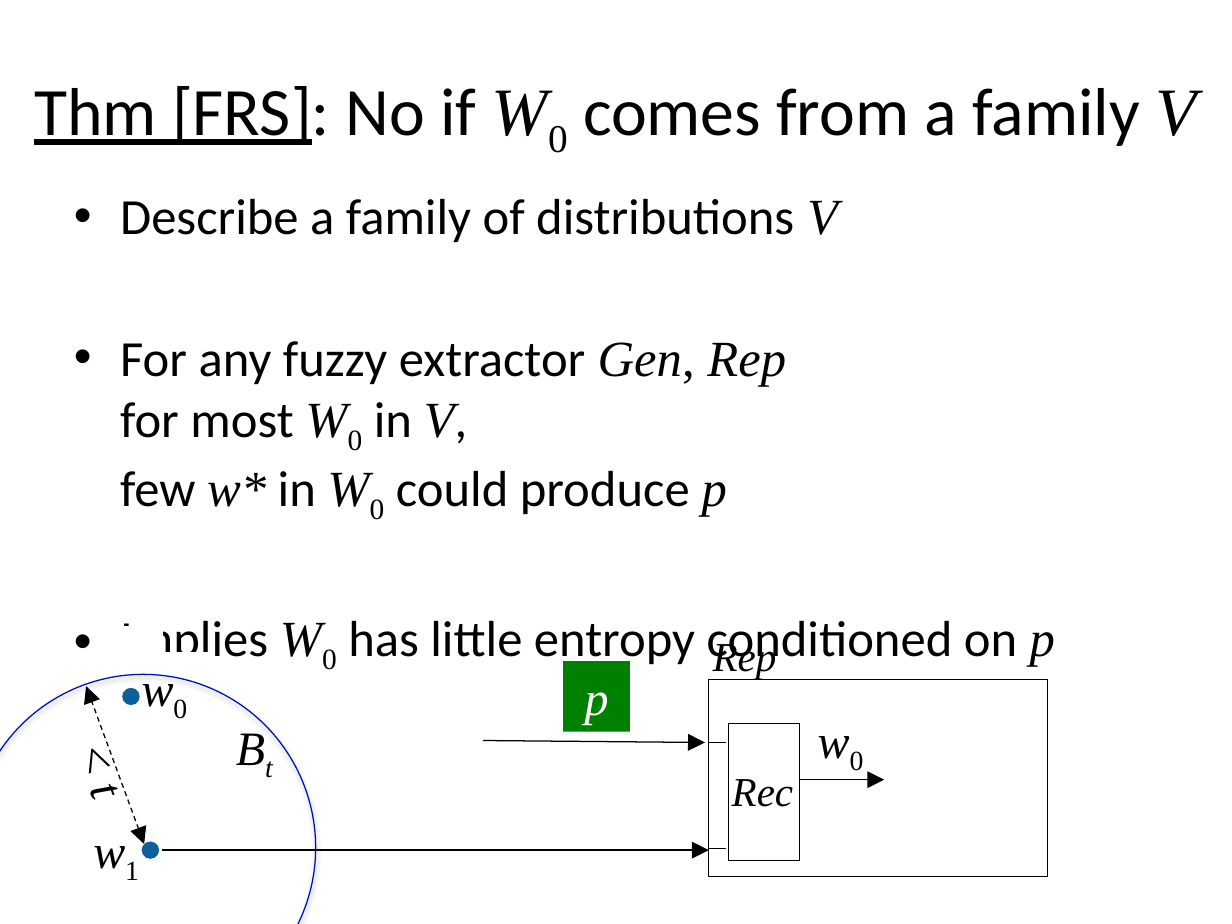
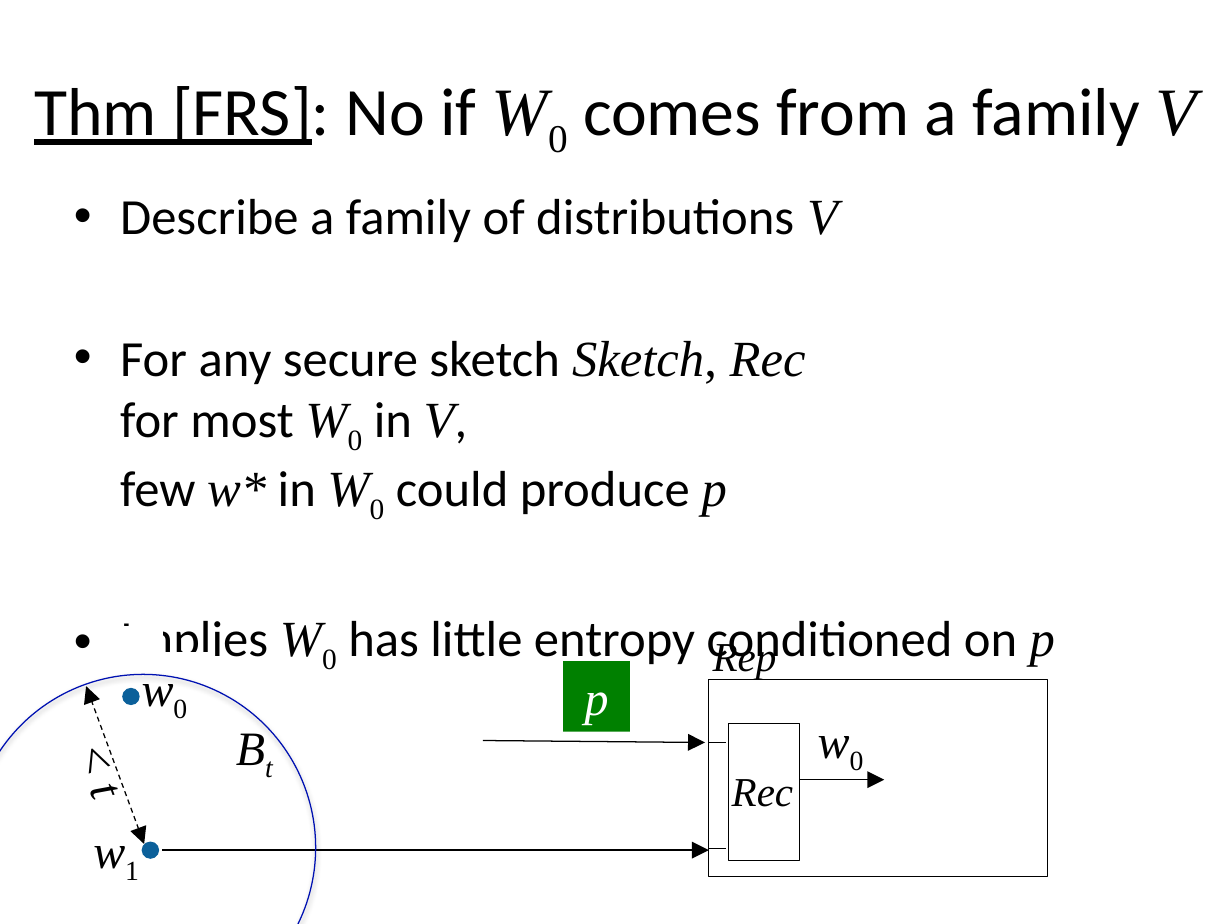
Before and after one commit to xianruimeng/comp-fuzzy-ext, a slide deck: slide 24 of Haifa-KeyDerivation.pptx. Drawn at 1232x924 pixels with LibreOffice and Linux fonts; fonts in the diff are those of the drawing. Boxes give left, top, right and bottom in pixels: in the first picture for what was removed or moved away, otherwise in the second. Text is boxed around its words. In the diff, an @@ line names an element or a change of style, - is before the commit and + after.

Commit message:
working on chain rule for fuzzy min-entropy

```diff
--- a/Haifa-KeyDerivation.pptx
+++ b/Haifa-KeyDerivation.pptx
@@ text at (120, 341, 806, 516): text changed @@
-• For any fuzzy extractor Gen, Rep
-  for most W0 in V,
-  few w* in W0 could produce p
+• For any secure sketch Sketch, Rec
+  for most W0 in V,
+  few w* in W0 could produce p
```
Also in this commit, not shown: 1 other slide changed, 7 slides removed, 1 other file.
